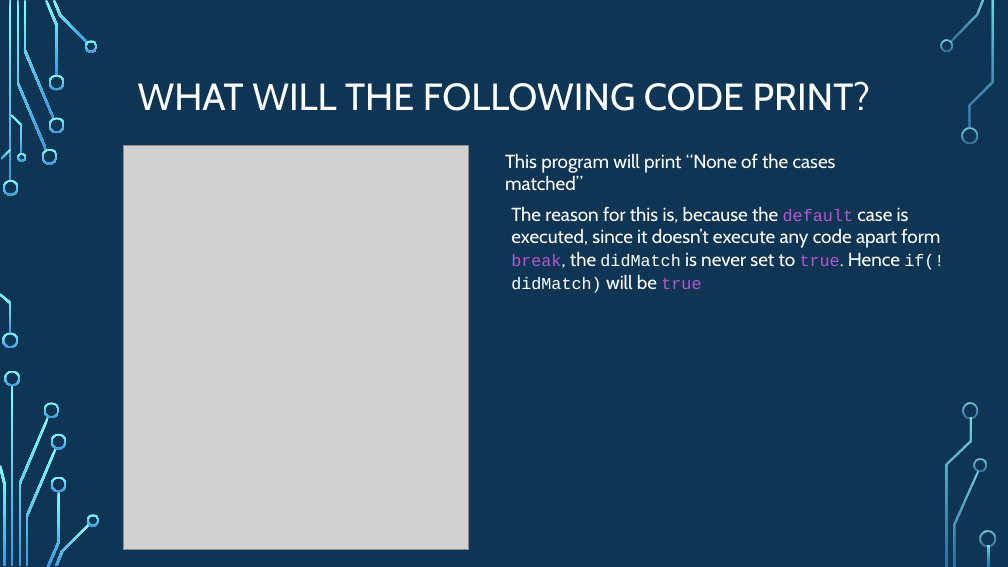
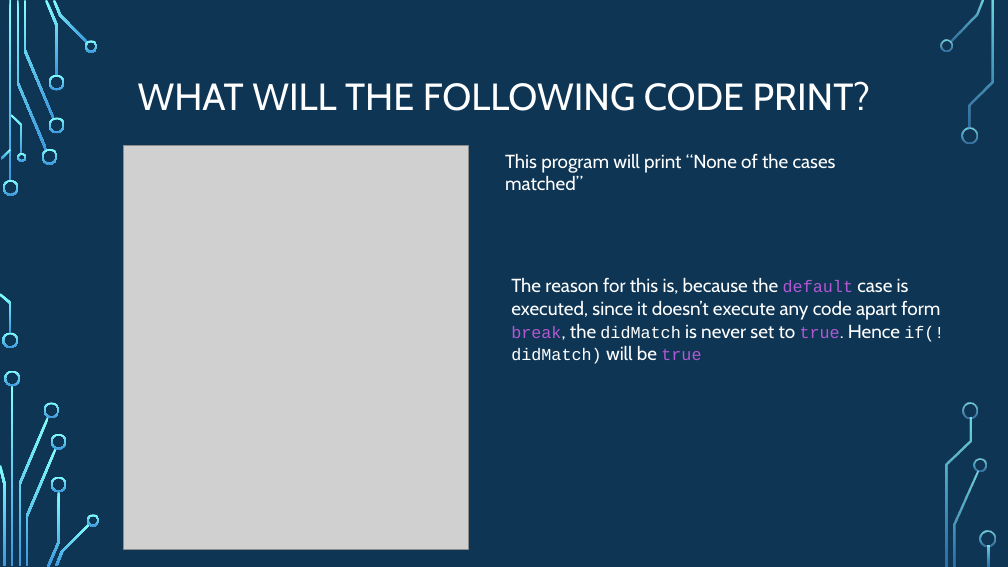
Before and after one commit to psypdt/ZIS_C-_Summer_Course_2019, a slide deck: slide 23 of Day_2/Day_2.pptx (slide 22 before the commit). Drawn at 1008x567 pixels with LibreOffice and Linux fonts; fonts in the diff are those of the drawing; grey boxes stand for pictures; background and template pictures are left out. Boxes give left, top, right and bottom in pixels: in the first picture for what was removed or moved away, otherwise in the second. Text is boxed around its words. In the diff, an @@ line names an element or a change of style, - is before the commit and + after.

```diff
--- a/Day_2/Day_2.pptx
+++ b/Day_2/Day_2.pptx
@@ text "The reason for this is, ...": place and size @@
-text "The reason for this is, ..." at bbox=[511, 207, 944, 293]
+text "The reason for this is, ..." at bbox=[511, 278, 944, 364]
```
Also in this commit, not shown: 5 other slides changed, 6 slides added, 3 other files.
